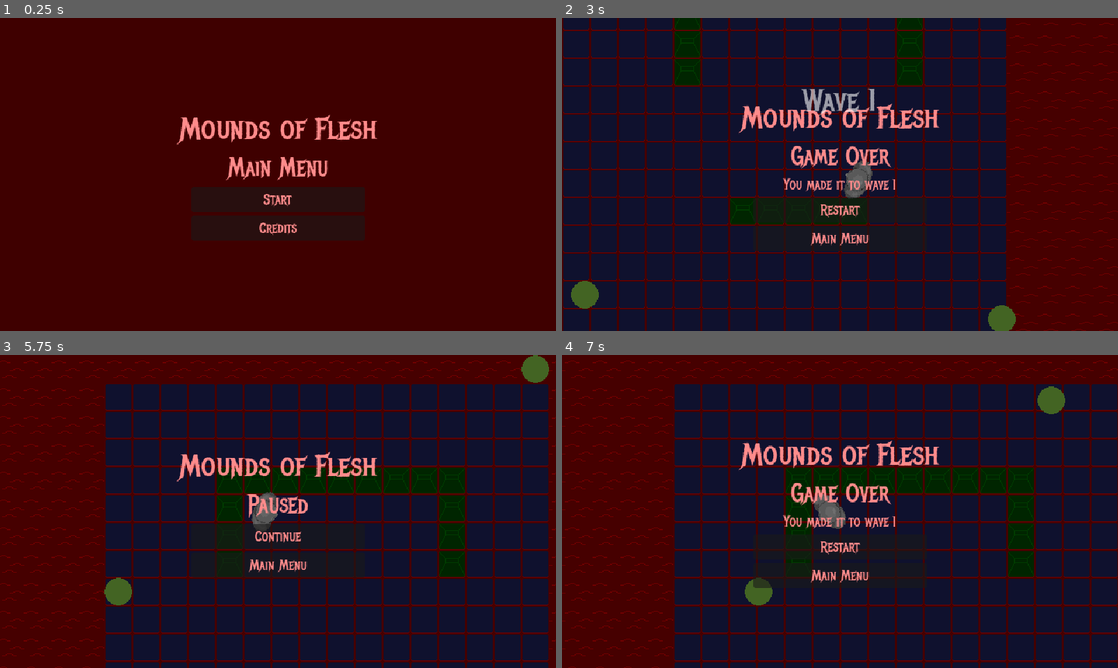
Above: before the commit, frames 1-4 (two rows, left to right).
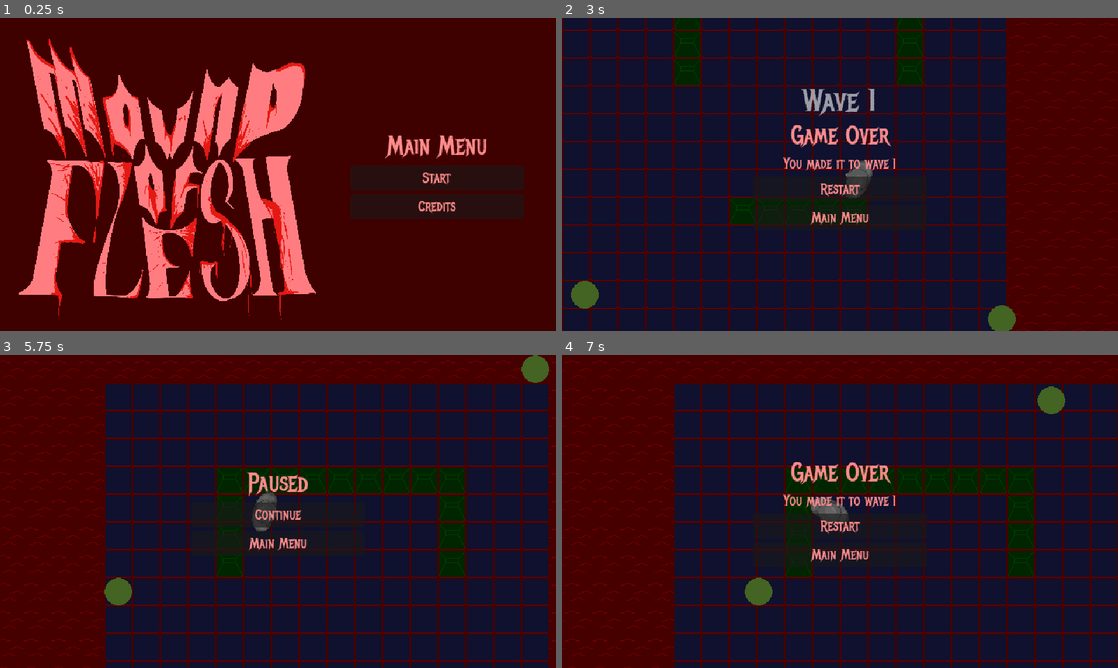
Above: after the commit, the same moments.

Repository: Burger-Bois/LD54-Godot-Team
Game: Godot game, scene res://scenes/main.tscn
Same seed, same stepped clock (60 frames per second), same inputs: the game is played once before the commit and once after it. Sound files missing from this copy of the repository are replaced by a short silence.
Inputs (mouse positions are in pixels of both pictures, inside the frame that each line leads up to):
- Up to frame 1 (0.25 s): no input
- Up to frame 2 (3 s): click "Start" at 0.5 s; tap Enter at 1.25 s; move the mouse to (962, 158) at 1.27 s; hold D (right) 1.28-2.03 s; hold Right mouse button (aim) 1.28-2.03 s; move the mouse to (728, 190) at 2.02 s; hold S (down) 2.03-2.78 s; click (728, 190) at 2.1 s; move the mouse to (895, 105) at 2.77 s; hold D (right) from 2.78 s (still down); hold K from 2.78 s (still down)
- Up to frame 3 (5.75 s): release D (right) at 3.5 s; release K at 3.5 s; click "Restart" at 3.5 s; tap Space at 4.25 s; move the mouse to (250, 574) at 4.27 s; hold W (up) 4.28-5.03 s; right-click (250, 574) at 4.35 s; move the mouse to (444, 558) at 5.02 s; press the mouse at (444, 558) at 5.03 s; hold A (left) from 5.03 s (still down); tap Escape (pause) at 5.65 s
- Up to frame 4 (7 s): release A (left) at 5.75 s; release the mouse at (1006, 558) at 5.75 s; click "Continue" at 5.75 s; move the mouse to (673, 464) at 6.52 s; hold A (left) from 6.53 s (still down); tap K at 6.6 s

The runs differ from the first frame. In frame 1, 19% of the frame differs, in the area x 3-88%, y 6-97%; in frame 2, 4.2%; in frame 3, 3.5%; in frame 4, 4.4%.

Commit message:
add title image

Diff:
--- a/scenes/ui/credits.tscn
+++ b/scenes/ui/credits.tscn
@@ -42,12 +42,6 @@
 
 [node name="Title" type="Label" parent="Rows"]
 layout_mode = 2
-theme_override_font_sizes/font_size = 36
-text = "Mounds of Flesh"
-horizontal_alignment = 1
-
-[node name="Subtitle" type="Label" parent="Rows"]
-layout_mode = 2
 theme_override_font_sizes/font_size = 28
 text = "Credits"
 horizontal_alignment = 1
--- a/scenes/ui/game_over.tscn
+++ b/scenes/ui/game_over.tscn
@@ -42,12 +42,6 @@
 
 [node name="Title" type="Label" parent="Rows"]
 layout_mode = 2
-theme_override_font_sizes/font_size = 36
-text = "Mounds of Flesh"
-horizontal_alignment = 1
-
-[node name="Subtitle" type="Label" parent="Rows"]
-layout_mode = 2
 theme_override_font_sizes/font_size = 28
 text = "Game Over"
 horizontal_alignment = 1
--- a/scenes/ui/main_menu.tscn
+++ b/scenes/ui/main_menu.tscn
@@ -1,7 +1,8 @@
-[gd_scene load_steps=4 format=3 uid="uid://dka03cdpi5e7s"]
+[gd_scene load_steps=5 format=3 uid="uid://dka03cdpi5e7s"]
 
 [ext_resource type="Script" path="res://scripts/ui/main_menu.gd" id="1_7lauq"]
 [ext_resource type="Theme" uid="uid://dfbjrxbf4lkxs" path="res://resources/theme.tres" id="1_p28g1"]
+[ext_resource type="Texture2D" uid="uid://cyh5oatdn1b2" path="res://assets/mounds_of_flesh_logo.png" id="3_k35p1"]
 
 [sub_resource type="StyleBoxFlat" id="StyleBoxFlat_33c4m"]
 bg_color = Color(0.247059, 0, 0, 1)
@@ -29,26 +30,20 @@
 
 [node name="Rows" type="VBoxContainer" parent="."]
 layout_mode = 1
-anchors_preset = 8
-anchor_left = 0.5
+anchors_preset = 6
+anchor_left = 1.0
 anchor_top = 0.5
-anchor_right = 0.5
+anchor_right = 1.0
 anchor_bottom = 0.5
-offset_left = -100.0
+offset_left = -237.0
 offset_top = -53.5
-offset_right = 100.0
+offset_right = -37.0
 offset_bottom = 53.5
-grow_horizontal = 2
+grow_horizontal = 0
 grow_vertical = 2
 alignment = 1
 
 [node name="Title" type="Label" parent="Rows"]
-layout_mode = 2
-theme_override_font_sizes/font_size = 36
-text = "Mounds of Flesh"
-horizontal_alignment = 1
-
-[node name="Subtitle" type="Label" parent="Rows"]
 layout_mode = 2
 theme_override_font_sizes/font_size = 28
 text = "Main Menu"
@@ -66,5 +61,15 @@
 size_flags_horizontal = 4
 text = "Credits"
 
+[node name="TitleImage" type="TextureRect" parent="."]
+modulate = Color(1, 0.490196, 0.501961, 1)
+layout_mode = 2
+offset_left = 17.0
+offset_top = 8.0
+offset_right = 373.0
+offset_bottom = 380.0
+texture = ExtResource("3_k35p1")
+expand_mode = 4
+
 [connection signal="pressed" from="Rows/StartButton" to="." method="emit_signal" binds= ["start_button_pressed"]]
 [connection signal="pressed" from="Rows/CreditsButton" to="." method="emit_signal" binds= ["credits_button_pressed"]]
--- a/scenes/ui/pause_menu.tscn
+++ b/scenes/ui/pause_menu.tscn
@@ -44,12 +44,6 @@
 
 [node name="Title" type="Label" parent="Rows"]
 layout_mode = 2
-theme_override_font_sizes/font_size = 36
-text = "Mounds of Flesh"
-horizontal_alignment = 1
-
-[node name="Subtitle" type="Label" parent="Rows"]
-layout_mode = 2
 theme_override_font_sizes/font_size = 28
 text = "Paused"
 horizontal_alignment = 1
Binary file added: assets/mounds_of_flesh_logo.png
Not shown, added: assets/mounds_of_flesh_logo.png.import
